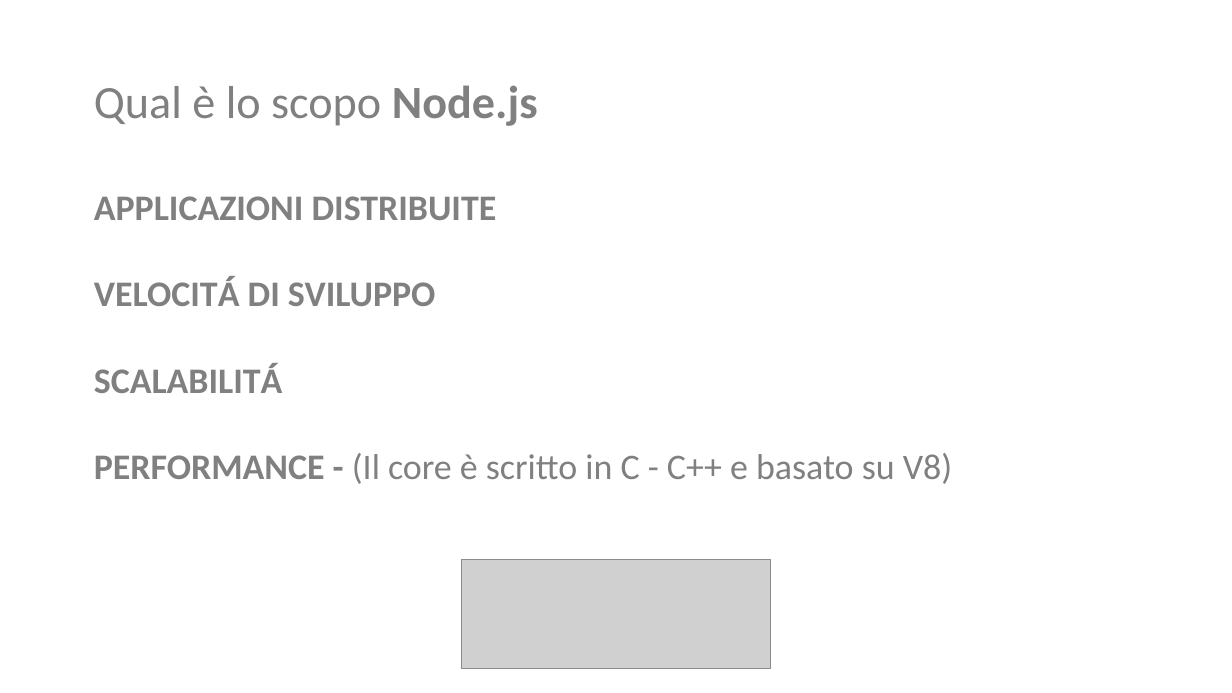
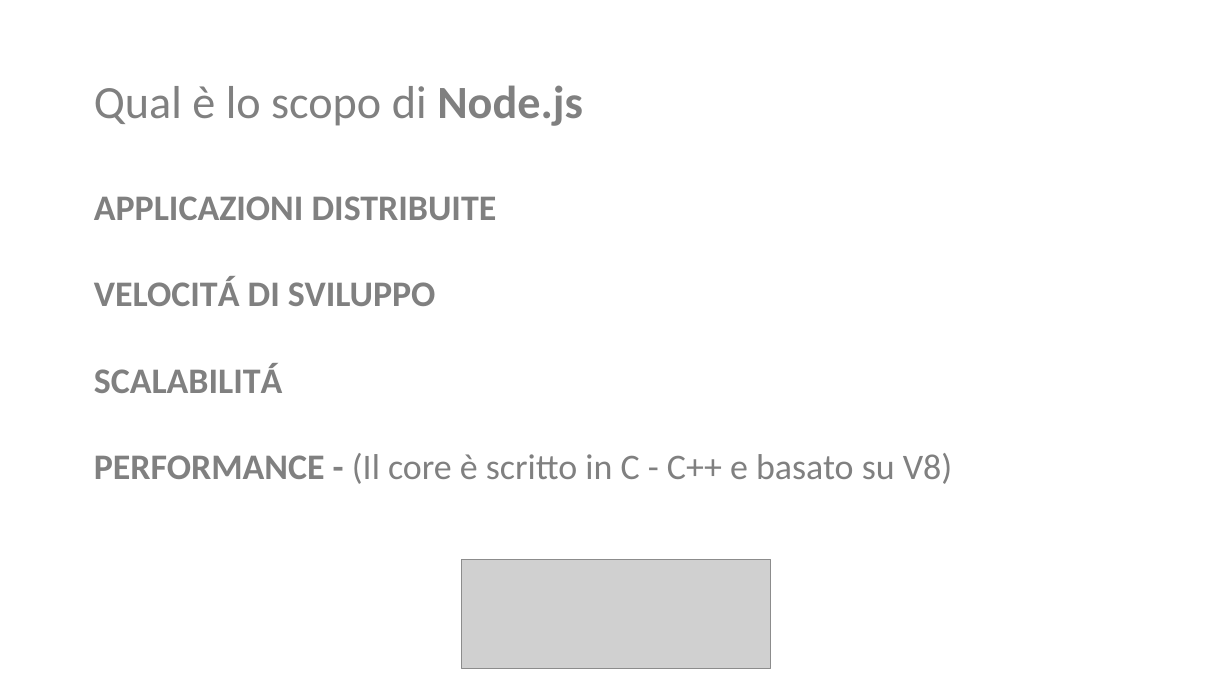
Before and after one commit to NickNaso/gdg-cb-node-introduction, a slide deck: slide 4 of slides/nodejs.pptx. Drawn at 1232x693 pixels with LibreOffice and Linux fonts; fonts in the diff are those of the drawing; grey boxes stand for pictures. Boxes give left, top, right and bottom in pixels: in the first picture for what was removed or moved away, otherwise in the second. Text is boxed around its words. In the diff, an @@ line names an element or a change of style, - is before the commit and + after.

```diff
--- a/slides/nodejs.pptx
+++ b/slides/nodejs.pptx
@@ title at [94, 85, 583, 126]: text changed @@
-Qual è lo scopo Node.js
+Qual è lo scopo di Node.js
```
Also in this commit, not shown: 2 other slides changed, 17 other files.
